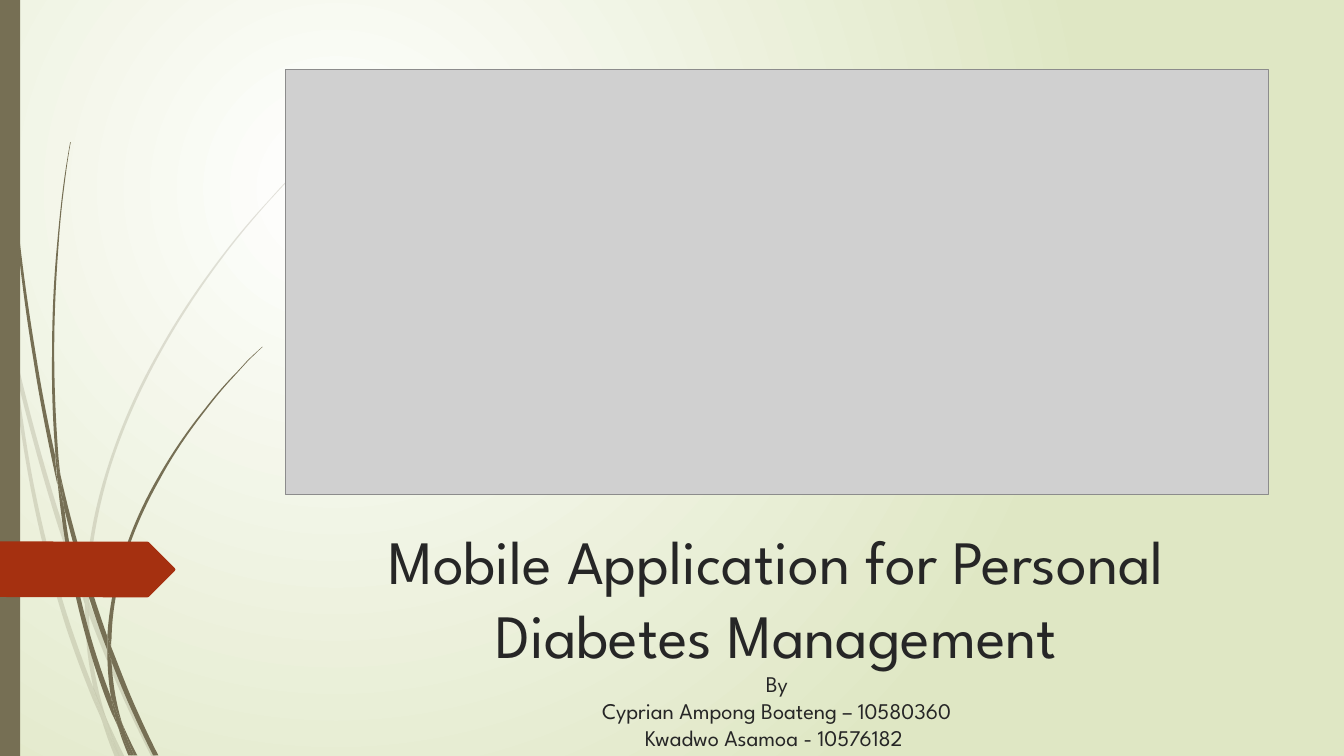
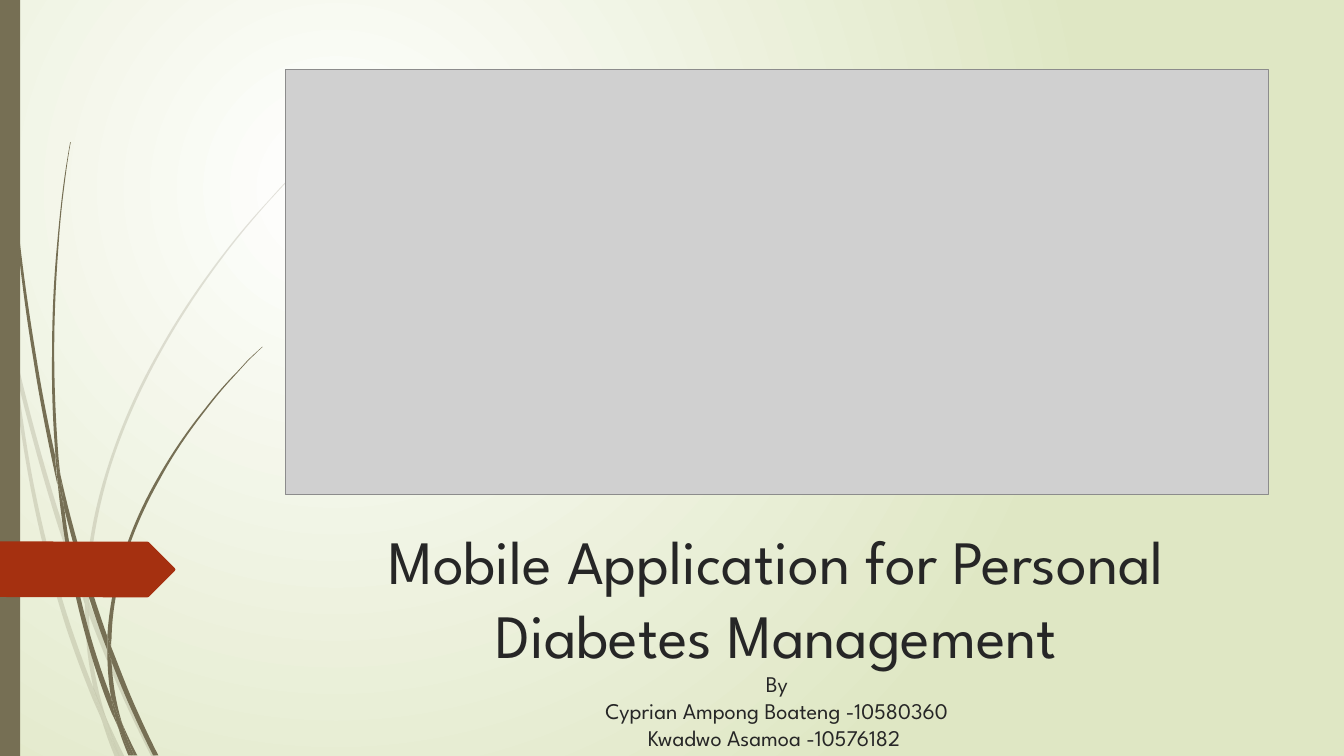
Before and after one commit to trackbetes/TrackBetes, a slide deck: slide 1 of Documentation/Slides/Mobile Application for Personal Diabetes Management.pptx. Drawn at 1344x756 pixels with LibreOffice and Linux fonts; fonts in the diff are those of the drawing; grey boxes stand for pictures. Boxes give left, top, right and bottom in pixels: in the first picture for what was removed or moved away, otherwise in the second. Text is boxed around its words. In the diff, an @@ line names an element or a change of style, - is before the commit and + after.

```diff
--- a/Documentation/Slides/Mobile Application for Personal Diabetes Management.pptx
+++ b/Documentation/Slides/Mobile Application for Personal Diabetes Management.pptx
@@ title at bbox=[388, 541, 1163, 747]: text changed @@
-Mobile Application for Personal Diabetes Management
-By
-Cyprian Ampong Boateng – 10580360
-Kwadwo Asamoa - 10576182
+Mobile Application for Personal Diabetes Management
+By
+Cyprian Ampong Boateng -10580360
+Kwadwo Asamoa -10576182
```
Also in this commit, not shown: 1 other file.
